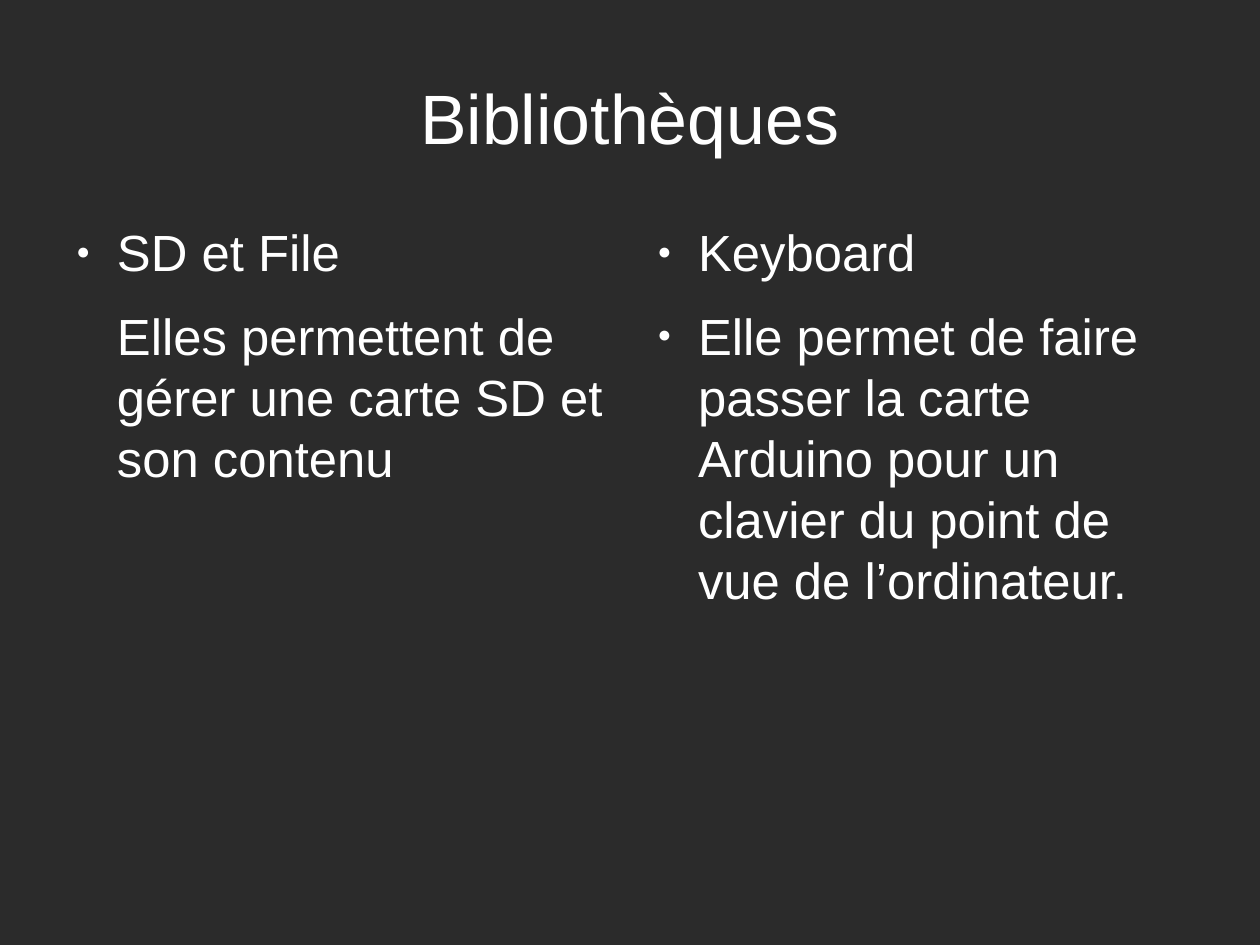
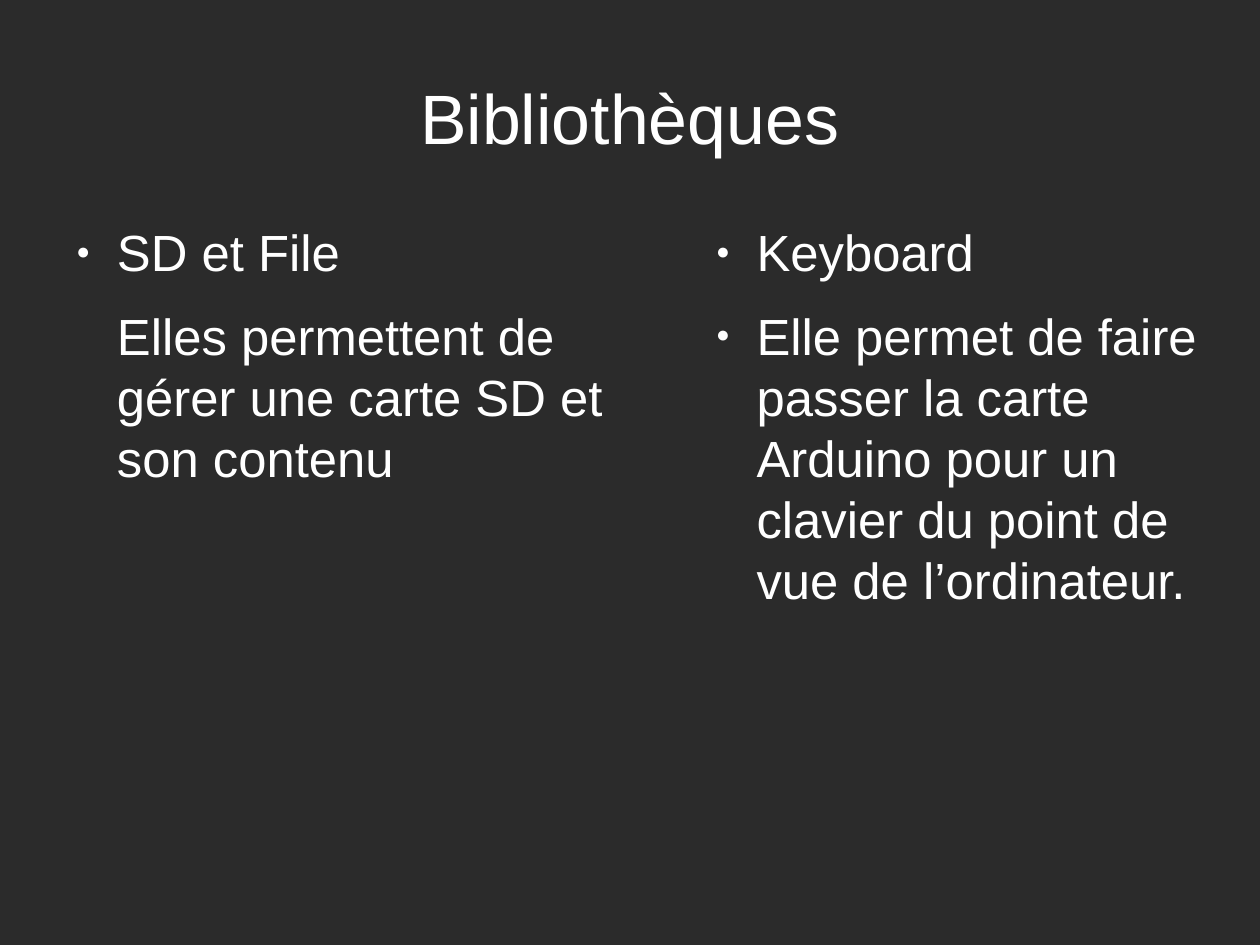
Before and after one commit to rguillomon/IMA3-4_Project, a slide deck: slide 12 of P12(périphUSB).odp. Drawn at 1260x945 pixels with LibreOffice and Linux fonts; fonts in the diff are those of the drawing; background and template pictures are left out; a plain dark background stands for a picture behind light text. Boxes give left, top, right and bottom in pixels: in the first picture for what was removed or moved away, otherwise in the second. Text is boxed around its words. In the diff, an @@ line names an element or a change of style, - is before the commit and + after.

```diff
--- a/P12(périphUSB).odp
+++ b/P12(périphUSB).odp
@@ text "Keyboard": place and size @@
-text "Keyboard" at [698, 234, 1138, 600]
+text "Keyboard" at [757, 234, 1197, 600]
```
Also in this commit, not shown: 3 other slides changed, 8 slides added, 16 other files.
